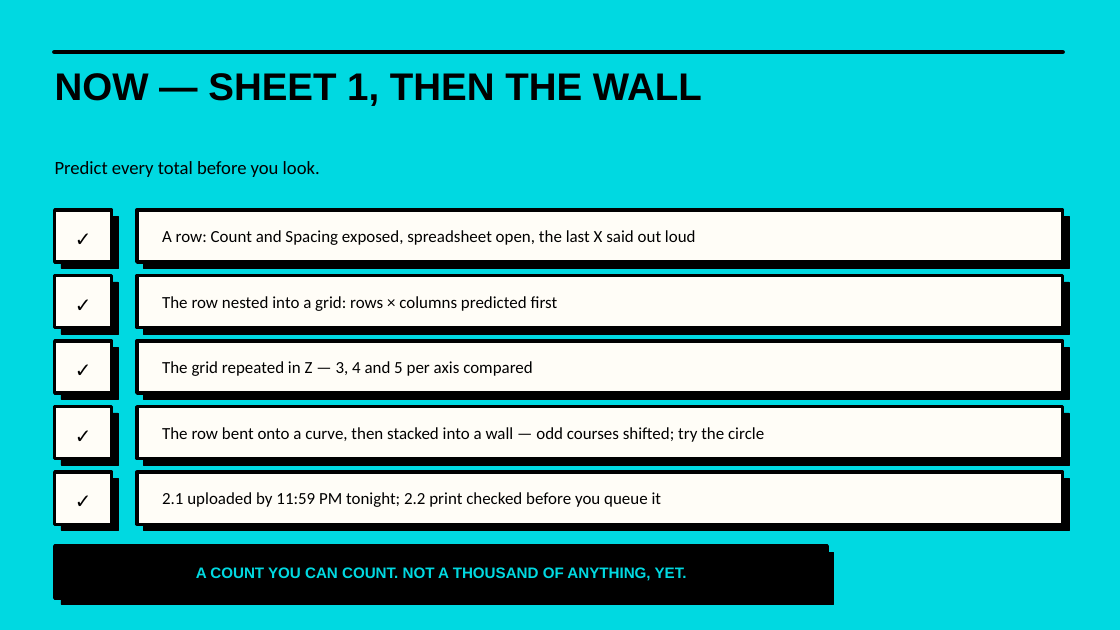
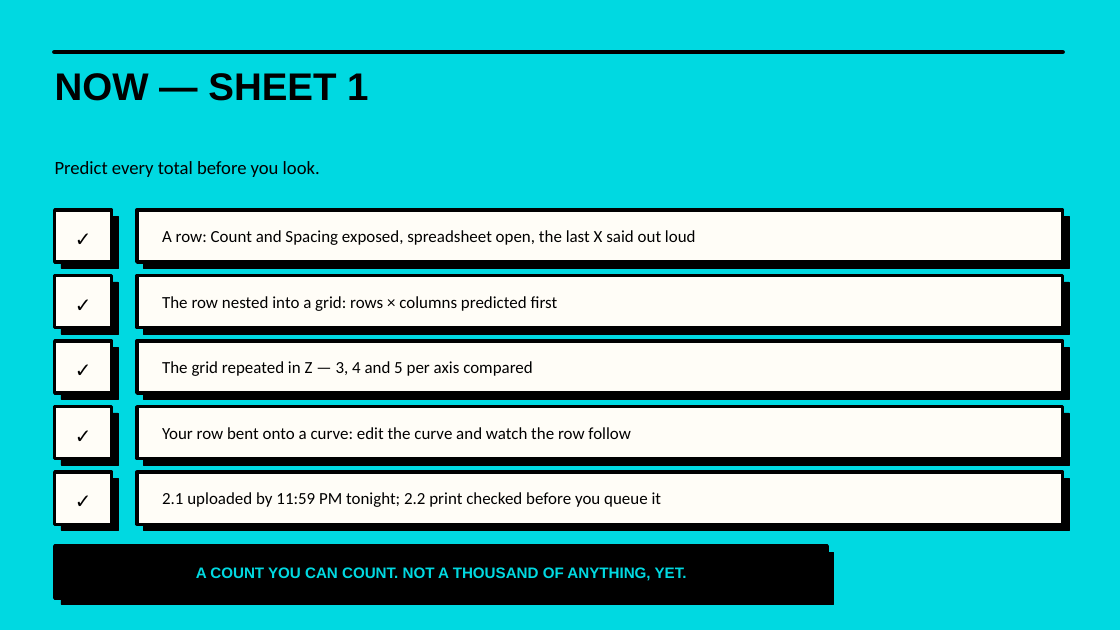
Before and after one commit to luigipacheco/arc3133, a slide deck: slide 16 of slides/ARC3133_Class06.pptx (slide 18 before the commit). Drawn at 1120x630 pixels with LibreOffice and Linux fonts; fonts in the diff are those of the drawing. Boxes give left, top, right and bottom in pixels: in the first picture for what was removed or moved away, otherwise in the second. Text is boxed around its words. In the diff, an @@ line names an element or a change of style, - is before the commit and + after.

```diff
--- a/slides/ARC3133_Class06.pptx
+++ b/slides/ARC3133_Class06.pptx
@@ text at [55, 73, 368, 101]: text changed @@
-NOW — SHEET 1, THEN THE WALL
+NOW — SHEET 1
@@ text at [162, 427, 630, 439]: text changed @@
-The row bent onto a curve, then stacked into a wall — odd courses shifted; try the circle
+Your row bent onto a curve: edit the curve and watch the row follow
```
Also in this commit, not shown: 5 other slides changed, 2 slides removed, 19 other files.
